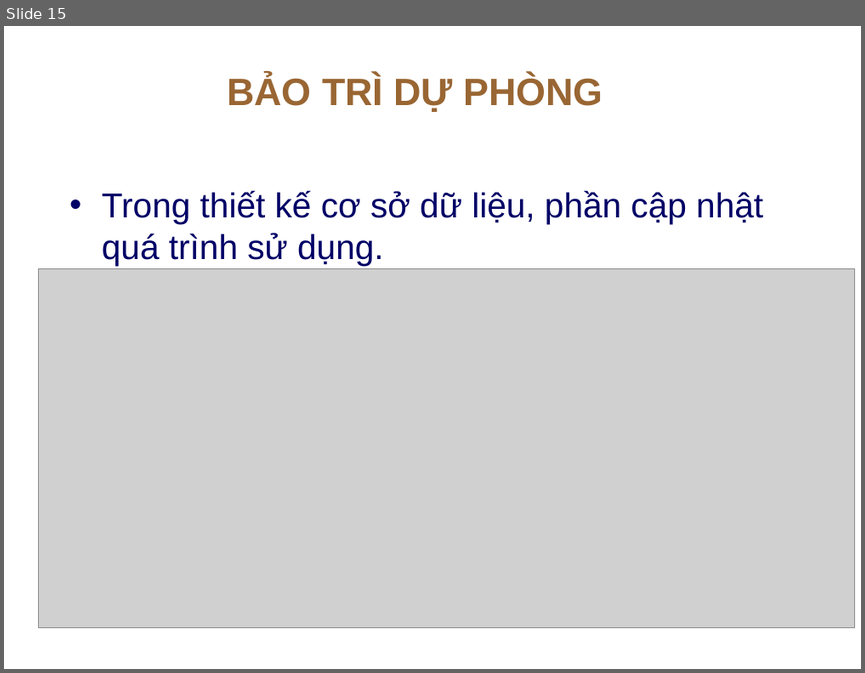
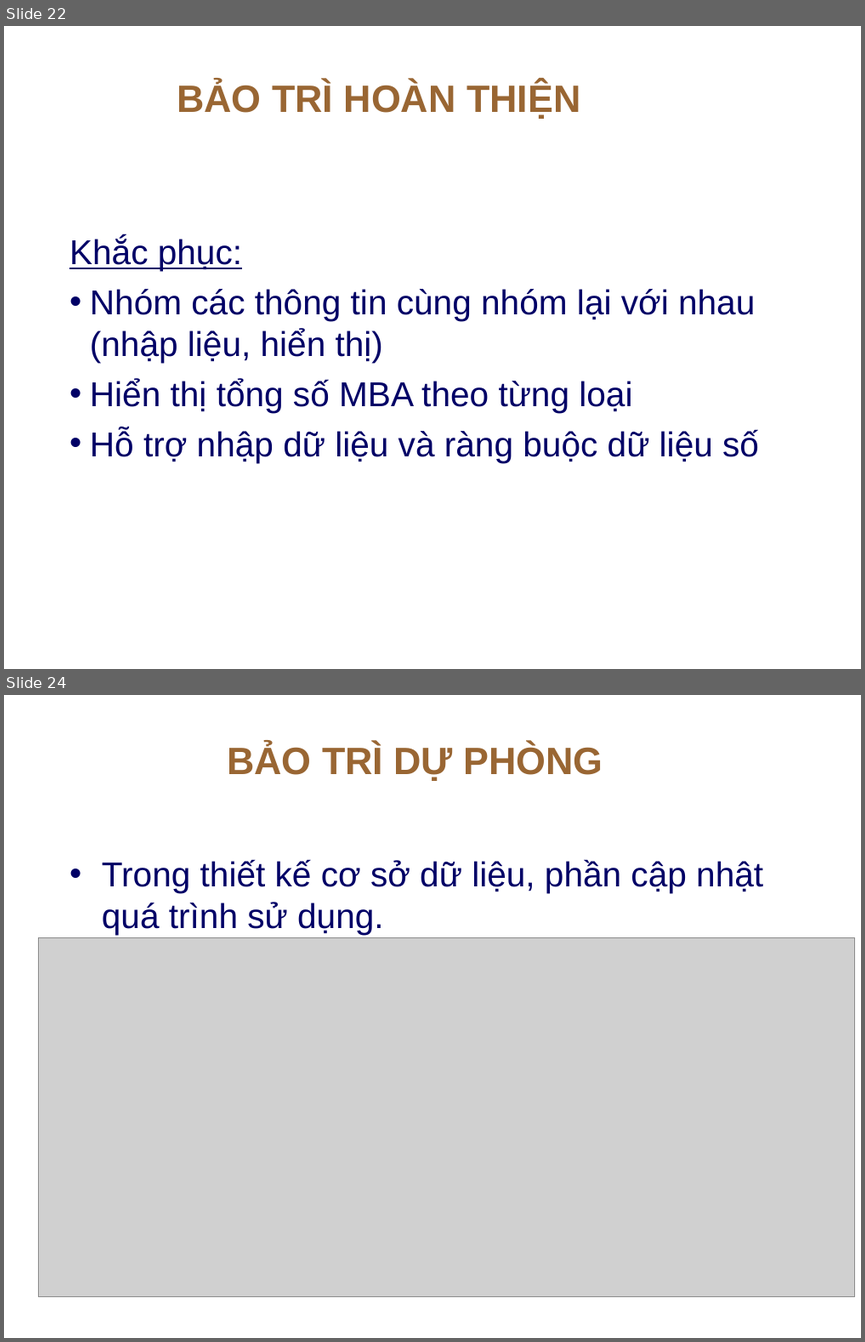
Before and after one commit to thanhphi0127/manager-configuration, a slide deck: doc/baitapso2/BAOTRI_BAITAP2.ppt. Shown one above the other, each under a label of ours: slide 15 before the commit, slides 22 and 24 after it; the slides between them are not shown. The pictures are 865x673 and 865x1342 pixels, drawn with LibreOffice and Linux fonts; fonts in the diff are those of the drawing; grey boxes stand for pictures; background and template pictures are left out. Boxes give left, top, right and bottom in pixels: in the first picture for what was removed or moved away, otherwise in the second. Text is boxed around its words. In the diff, an @@ line names an element or a change of style, - is before the commit and + after.

```diff
--- a/doc/baitapso2/BAOTRI_BAITAP2.ppt
+++ b/doc/baitapso2/BAOTRI_BAITAP2.ppt
@@ slide 22 added at (4,26,861,669), background picture (left out) @@
@@ title added at (177,82,580,119), 32 pt, text #996633, bold @@
+BẢO TRÌ HOÀN THIỆN
@@ text added at (69,237,759,462), 29 pt, text #000066 @@
+Khắc phục:
+• Nhóm các thông tin cùng nhóm lại với nhau (nhập liệu, hiển thị)
+• Hiển thị tổng số MBA theo từng loại
+• Hỗ trợ nhập dữ liệu và ràng buộc dữ liệu số
@@ what was slide 15 is now slide 24 @@
```
Also in this commit, not shown: 3 slides changed, 10 other slides added, 2 slides removed.
